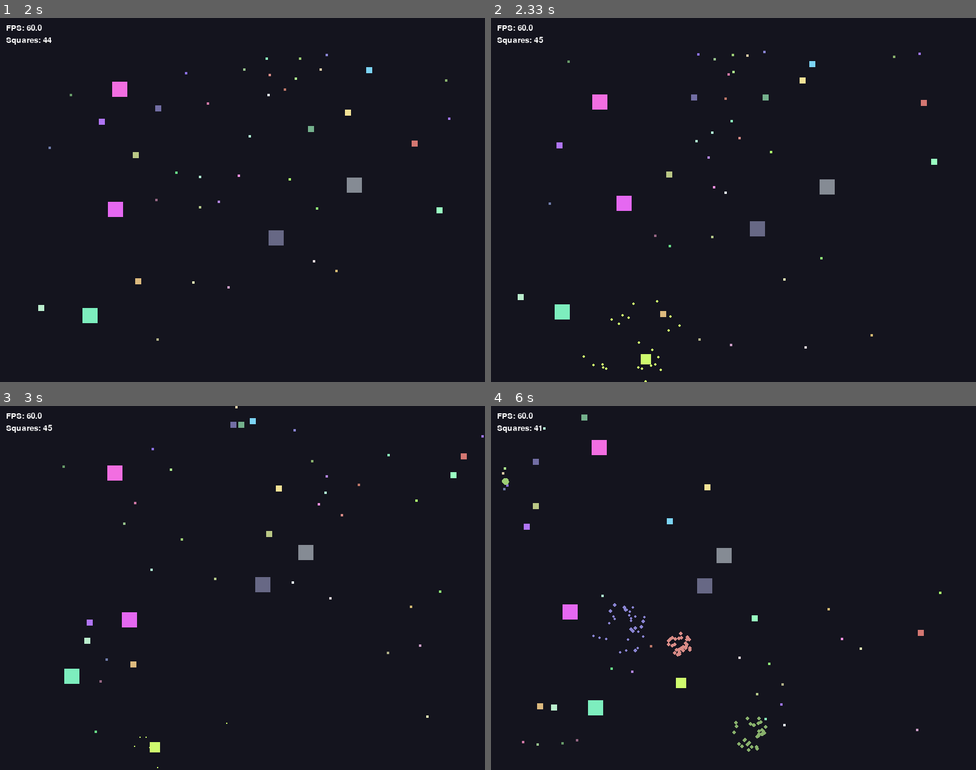
Above: before the commit, frames 1-4 (two rows, left to right).
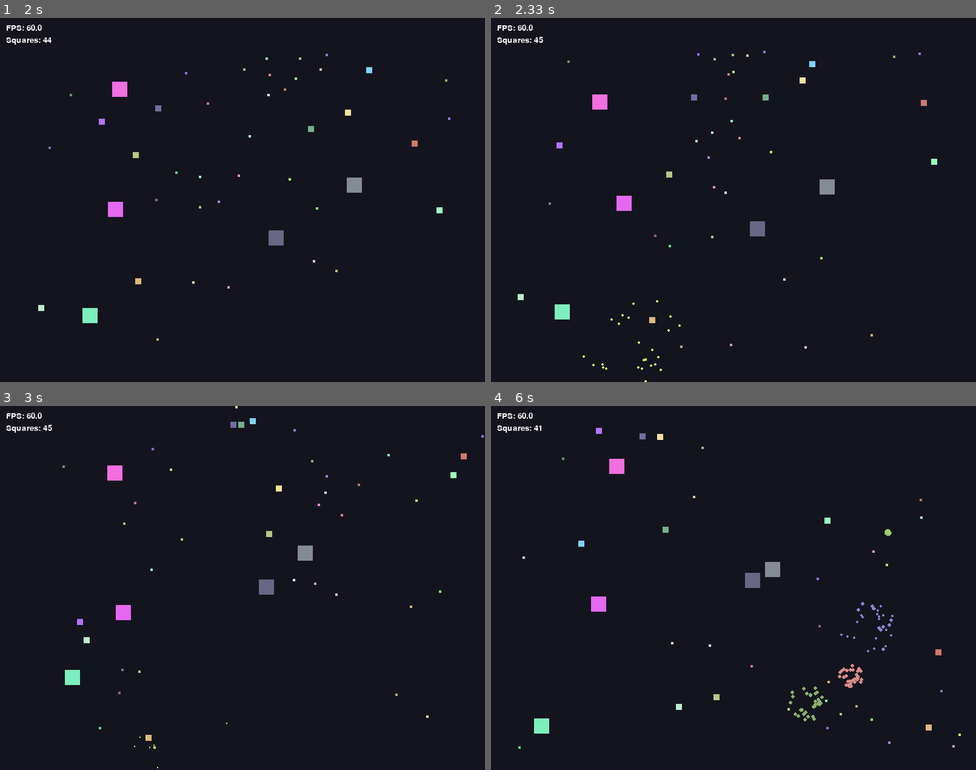
Above: after the commit, the same moments.

Repository: Krishnabansal2006/lab8-pygame
Game: pygame game, started from main.py
Two runs of this game, one before a commit and one after it. Both use one fixed random seed, a clock stepped at 60 frames per second and the inputs below.
Inputs:
- Up to frame 1 (2 s): no input
- Up to frame 2 (2.33 s): no input
- Up to frame 3 (3 s): no input
- Up to frame 4 (6 s): no input

Frame 1 is identical in both runs. In frame 2, 0.1% of the frame differs, in the area x 30-44%, y 80-96%; in frame 3, 0.5%; in frame 4, 2.7%, in the area x 2-97%, y 2-95%.

Commit message:
exam: q2 - same size respawn

Diff:
--- a/sim/factories.py
+++ b/sim/factories.py
@@ -60,10 +60,11 @@
     return particles
 
 
-def spawn_reborn_square(birth_x: float, birth_y: float) -> Square:
-    size: int = random.randint(MIN_SIZE, MAX_SIZE)
+def spawn_reborn_square(birth_x: float, birth_y: float, original_size: int) -> Square:
+    """Exercise 2: Respawns a square with its original size."""
     color: Color = random_bright_color()
-    square: Square = Square(birth_x - size / 2, birth_y - size / 2, size, color)
+    # Create the new square using original_size instead of a random one
+    square: Square = Square(birth_x - original_size / 2, birth_y - original_size / 2, original_size, color)
     square.vx = 0.0
     square.vy = 0.0
     square.age = 0.0
--- a/sim/game.py
+++ b/sim/game.py
@@ -15,7 +15,7 @@
 def _update_squares(
     squares: list[Square],
     particles: list[Particle],
-    pending_spawns: list[tuple[float, float, float]],
+    pending_spawns: list[tuple[float, float, float, int]],
     current_time: float,
     dt: float,
 ) -> list[Square]:
@@ -28,8 +28,9 @@
             center_x: float = square.x + square.size / 2
             center_y: float = square.y + square.size / 2
             particles.extend(create_death_particles(center_x, center_y, square.color))
+            # Exercise 2: Added square.size to the rebirth data
             pending_spawns.append(
-                (current_time + REBIRTH_DELAY_SECONDS, center_x, center_y)
+                (current_time + REBIRTH_DELAY_SECONDS, center_x, center_y, square.size)
             )
         else:
             alive.append(square)
@@ -40,19 +41,20 @@
 def _process_rebirths(
     squares: list[Square],
     particles: list[Particle],
-    pending_spawns: list[tuple[float, float, float]],
+    pending_spawns: list[tuple[float, float, float, int]],
     current_time: float,
-) -> list[tuple[float, float, float]]:
+) -> list[tuple[float, float, float, int]]:
     """Spawn squares whose timers elapsed and keep the remaining schedule."""
-    still_pending: list[tuple[float, float, float]] = []
+    still_pending: list[tuple[float, float, float, int]] = []
 
-    for spawn_time, birth_x, birth_y in pending_spawns:
+    for spawn_time, birth_x, birth_y, original_size in pending_spawns:
         if current_time >= spawn_time:
-            new_square: Square = spawn_reborn_square(birth_x, birth_y)
+            # Exercise 2: Pass original_size to the factory
+            new_square: Square = spawn_reborn_square(birth_x, birth_y, original_size)
             particles.extend(create_birth_particles(birth_x, birth_y, new_square.color))
             squares.append(new_square)
         else:
-            still_pending.append((spawn_time, birth_x, birth_y))
+            still_pending.append((spawn_time, birth_x, birth_y, original_size))
 
     return still_pending
 
@@ -80,24 +82,18 @@
     pygame.display.set_caption("Random Squares")
     clock: pygame.time.Clock = pygame.time.Clock()
 
-    # Exercise 1: Starting with specific counts and sizes
-    # Removed the random initialization: squares: list[Square] = create_squares(NUM_SQUARES, WIDTH, HEIGHT)
+    # Exercise 1 initialization
     squares: list[Square] = []
-
-    # 5 squares of size 25 pixels
     for _ in range(5):
         squares.append(create_fixed_square(WIDTH, HEIGHT, 25))
-
-    # 10 squares of size 10 pixels
     for _ in range(10):
         squares.append(create_fixed_square(WIDTH, HEIGHT, 10))
-
-    # 30 squares of size 4 pixels
     for _ in range(30):
         squares.append(create_fixed_square(WIDTH, HEIGHT, 4))
 
     particles: list[Particle] = []
-    pending_spawns: list[tuple[float, float, float]] = []
+    # Exercise 2: The list now expects 4 items (time, x, y, size)
+    pending_spawns: list[tuple[float, float, float, int]] = []
     current_time: float = 0.0
 
     running: bool = True
